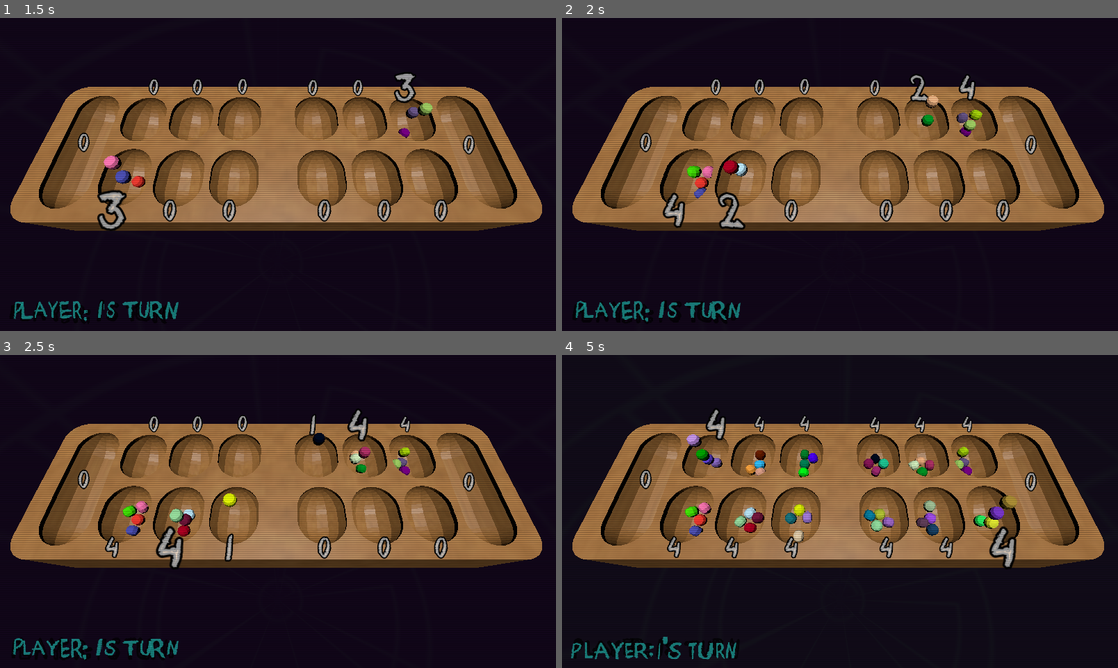
Above: before the commit, frames 1-4 (two rows, left to right).
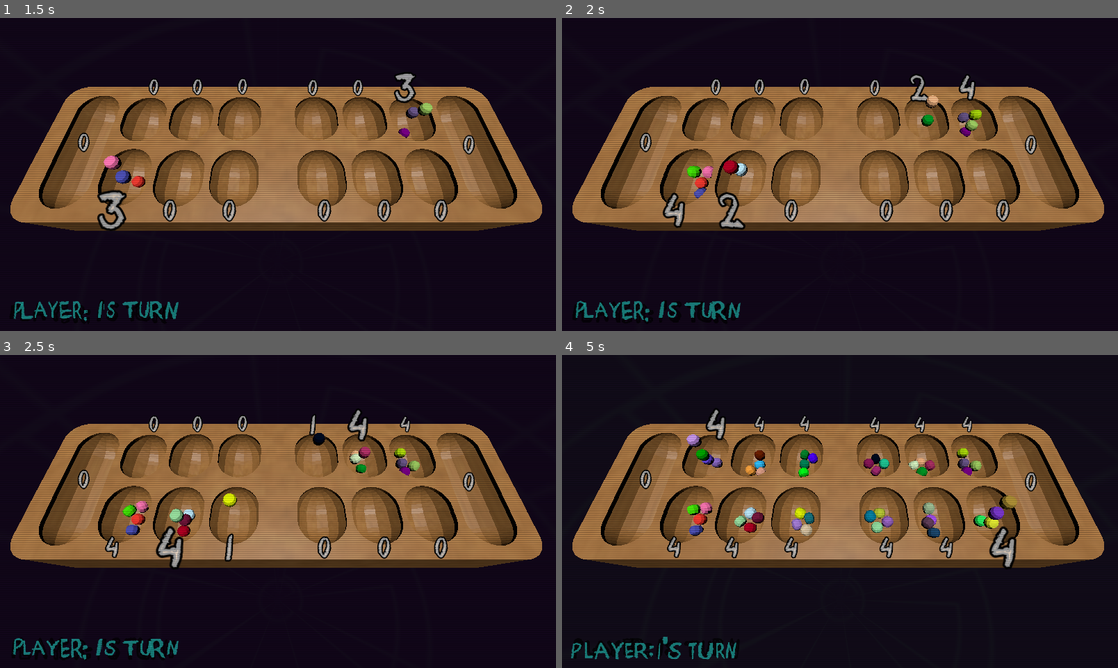
Above: after the commit, the same moments.

Repository: sym-z/3d-mancala
Game: Godot game, scene res://scenes/main_menu.tscn
Same seed, same stepped clock (60 frames per second), same inputs: the game is played once before the commit and once after it.
Inputs:
- Up to frame 1 (1.5 s): click "PLAY" at 0.5 s; hold Right (ui_right) from 1.28 s (still down); hold S (slam) from 1.28 s (still down)
- Up to frame 2 (2 s): keep holding Right (ui_right); keep holding S (slam); tap Space (ui_select) at 1.52 s
- Up to frame 3 (2.5 s): release Right (ui_right) at 2.03 s; release S (slam) at 2.03 s; hold Left (ui_left) from 2.03 s (still down); tap S (slam) at 2.1 s; tap Space (ui_select) at 2.27 s
- Up to frame 4 (5 s): release Left (ui_left) at 2.78 s; hold S (slam) 2.78-3.53 s; hold Right (ui_right) 2.78-4.28 s; tap S (slam) at 3.6 s; tap Space (ui_select) at 3.77, 4.52 s; hold Left (ui_left) from 4.28 s (still down); hold S (slam) from 4.28 s (still down)

Frame 1 is identical in both runs. In frame 2, 0.1% of the frame differs, in the area x 23-76%, y 29-54%; in frame 3, 0.3%; in frame 4, 1.3%, in the area x 22-76%, y 29-60%.

Commit message:
Update sample_scene.tscn

Diff:
--- a/src/scenes/sample_scene.tscn
+++ b/src/scenes/sample_scene.tscn
@@ -4,7 +4,6 @@
 [ext_resource type="Shader" uid="uid://c076opqv751uh" path="res://sky.gdshader" id="3_1o07t"]
 [ext_resource type="PackedScene" uid="uid://vymfgnav1j6r" path="res://scenes/new_board.tscn" id="3_l4noq"]
 [ext_resource type="Texture2D" uid="uid://dwqfgfg5bi2w7" path="res://assets/sprites/tiling_bg.png" id="4_s5ll8"]
-[ext_resource type="PackedScene" uid="uid://dx40hiqxmxc4x" path="res://scenes/game_piece.tscn" id="4_udu4s"]
 [ext_resource type="Script" uid="uid://b3hl5psd3m3ob" path="res://scripts/placement_marker.gd" id="5_kg8jk"]
 [ext_resource type="Texture2D" uid="uid://ms4b8vqdfki" path="res://assets/sprites/arrow.png" id="6_6idux"]
 [ext_resource type="PackedScene" uid="uid://ckyorgxr70rcw" path="res://scenes/bank_label.tscn" id="7_oiwk8"]
@@ -185,10 +184,6 @@
 [node name="DirectionalLight3D" type="DirectionalLight3D" parent="." unique_id=1660986940]
 transform = Transform3D(1, 0, 0, 0, 0.12663184, 0.9919498, 0, -0.9919498, 0.12663184, 0, 1.777168, 0)
 
-[node name="GamePiece" parent="." unique_id=1529533771 instance=ExtResource("4_udu4s")]
-transform = Transform3D(1, 0, 0, 0, 1, 0, 0, 0, 1, -0.5695777, 0.48364103, 0.552125)
-visible = false
-
 [node name="Placement Markers" type="Node3D" parent="." unique_id=22633479]
 transform = Transform3D(1, 0, 0, 0, 1, 0, 0, 0, 1, 0, -0.51, 0)
 
@@ -283,7 +278,6 @@
 
 [node name="P1_H" parent="Bank Labels" unique_id=518989739 node_paths=PackedStringArray("bank_reference") instance=ExtResource("7_oiwk8")]
 transform = Transform3D(1, 0, 0, 0, 1, 0, 0, 0, 1, 2.8908675, 0.33497983, 0.0947777)
-text = "0"
 bank_reference = NodePath("../../Placement Markers/P1_H")
 
 [node name="P2_1" parent="Bank Labels" unique_id=904960078 node_paths=PackedStringArray("bank_reference") instance=ExtResource("7_oiwk8")]
@@ -312,7 +306,6 @@
 
 [node name="P2_H" parent="Bank Labels" unique_id=141305793 node_paths=PackedStringArray("bank_reference") instance=ExtResource("7_oiwk8")]
 transform = Transform3D(1, 0, 0, 0, 1, 0, 0, 0, 1, -2.9587576, 0.3349796, 0.053915024)
-text = "0"
 bank_reference = NodePath("../../Placement Markers/P2_H")
 
 [node name="CanvasLayer" type="CanvasLayer" parent="." unique_id=25584112]
